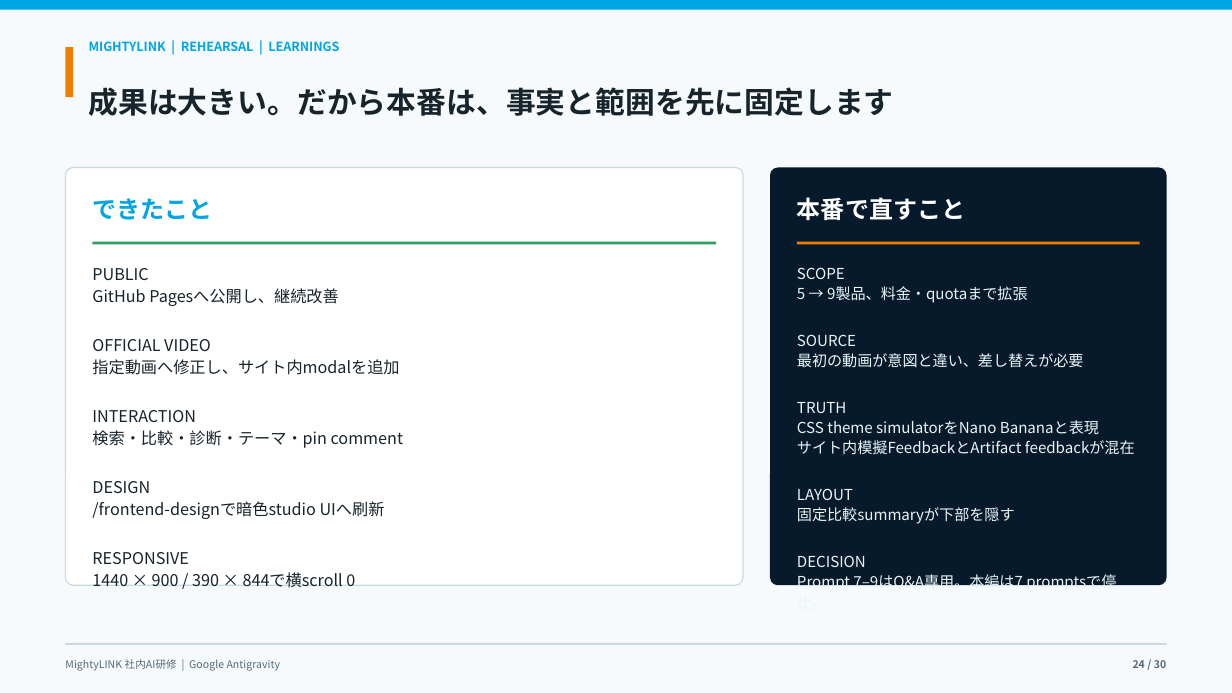
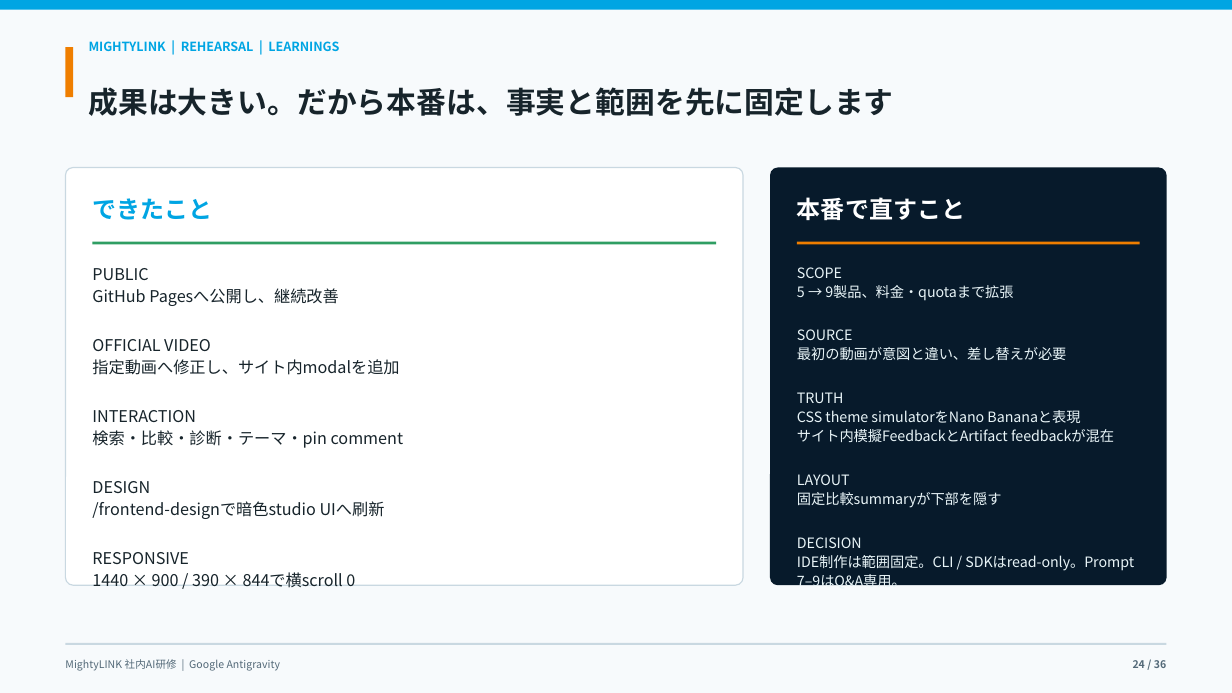
Before and after one commit to kanta13jp1/mighty-link-ai-connect, a slide deck: slide 24 of exports/knowledge_flow/mighty_skill_bridge_antigravity_user_guide_2026.pptx. Drawn at 1232x693 pixels with LibreOffice and Linux fonts; fonts in the diff are those of the drawing. Boxes give left, top, right and bottom in pixels: in the first picture for what was removed or moved away, otherwise in the second. Text is boxed around its words. In the diff, an @@ line names an element or a change of style, - is before the commit and + after.

```diff
--- a/exports/knowledge_flow/mighty_skill_bridge_antigravity_user_guide_2026.pptx
+++ b/exports/knowledge_flow/mighty_skill_bridge_antigravity_user_guide_2026.pptx
@@ text at box(797, 267, 1114, 548): size 11.8 to 11 pt in "SCOPE", "5 → 9製品、料金・quotaまで拡張", "SOURCE", "最初の動画が意図と違い、差し替えが必要" and 6 more places @@
@@ text at box(797, 555, 1134, 571): text changed; size 11.8 to 11 pt @@
-Prompt 7–9はQ&A専用。本編は7 promptsで停止。
+IDE制作は範囲固定。CLI / SDKはread-only。Prompt 7–9はQ&A専用。
```
Also in this commit, not shown: 29 other slides changed, 6 slides added, 12 other files.
